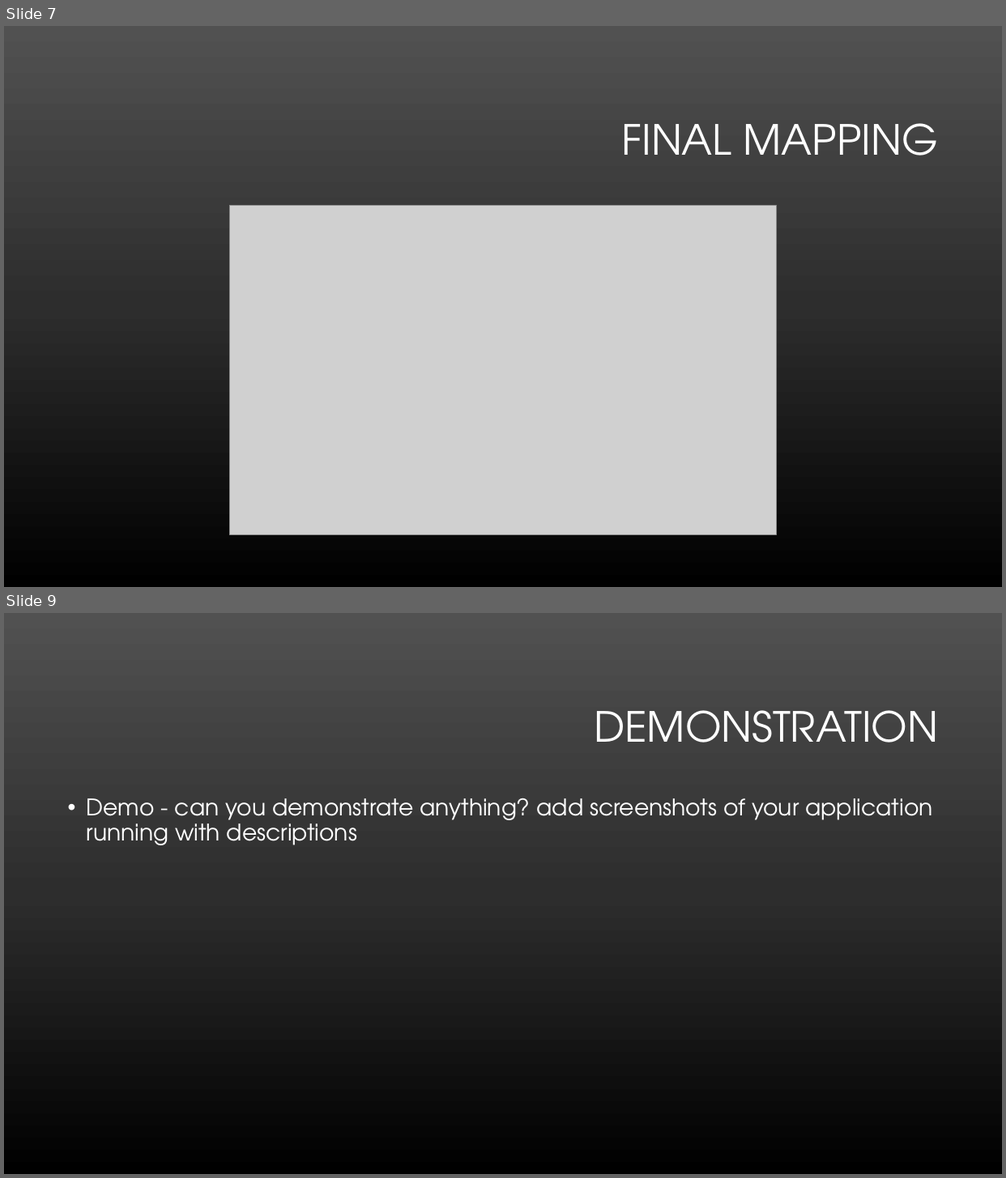
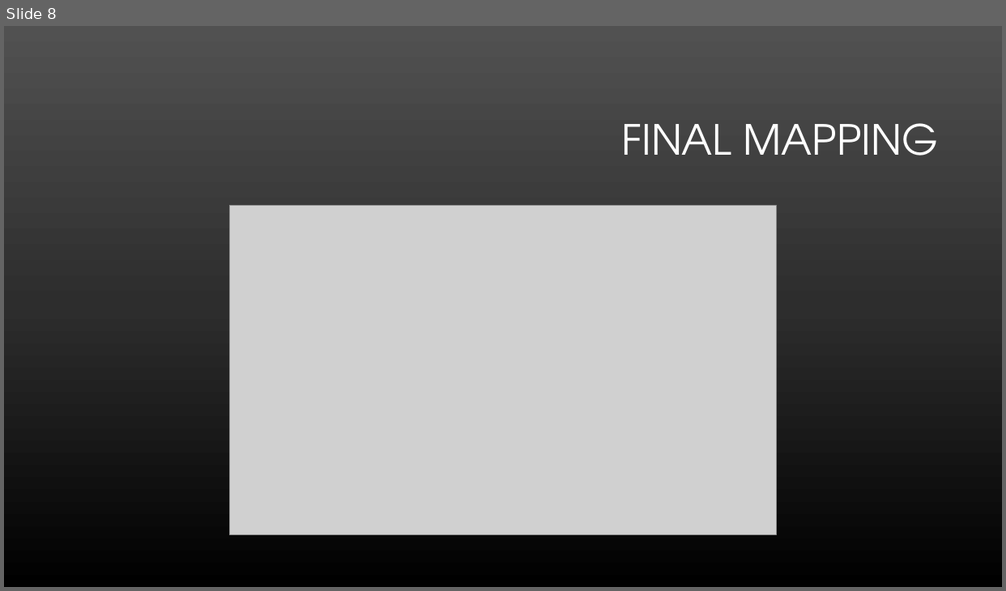
Before and after one commit to kTeaBear/Malice-in-Pyland, a slide deck: CST205 - Final Project Powerpoint.pptx. Shown one above the other, each under a label of ours: slides 7 and 9 before the commit, slide 8 after it; the slides between them are not shown. The pictures are 1006x1178 and 1006x591 pixels, drawn with LibreOffice and Linux fonts; fonts in the diff are those of the drawing; grey boxes stand for pictures; background and template pictures are left out. Boxes give left, top, right and bottom in pixels: in the first picture for what was removed or moved away, otherwise in the second. Text is boxed around its words. In the diff, an @@ line names an element or a change of style, - is before the commit and + after.

```diff
--- a/CST205 - Final Project Powerpoint.pptx
+++ b/CST205 - Final Project Powerpoint.pptx
@@ slide 9 removed at (x1=4, y1=613, x2=1002, y2=1174), background gradient #515151 to #2E2E2E to #000000 @@
@@ title removed at (x1=594, y1=710, x2=938, y2=743) @@
-DEMONSTRATION
@@ text removed at (x1=87, y1=798, x2=932, y2=845) @@
-• Demo - can you demonstrate anything? add screenshots of your application running with descriptions
@@ what was slide 7 is now slide 8 @@
```
Also in this commit, not shown: 5 slides changed, 3 slides added.
